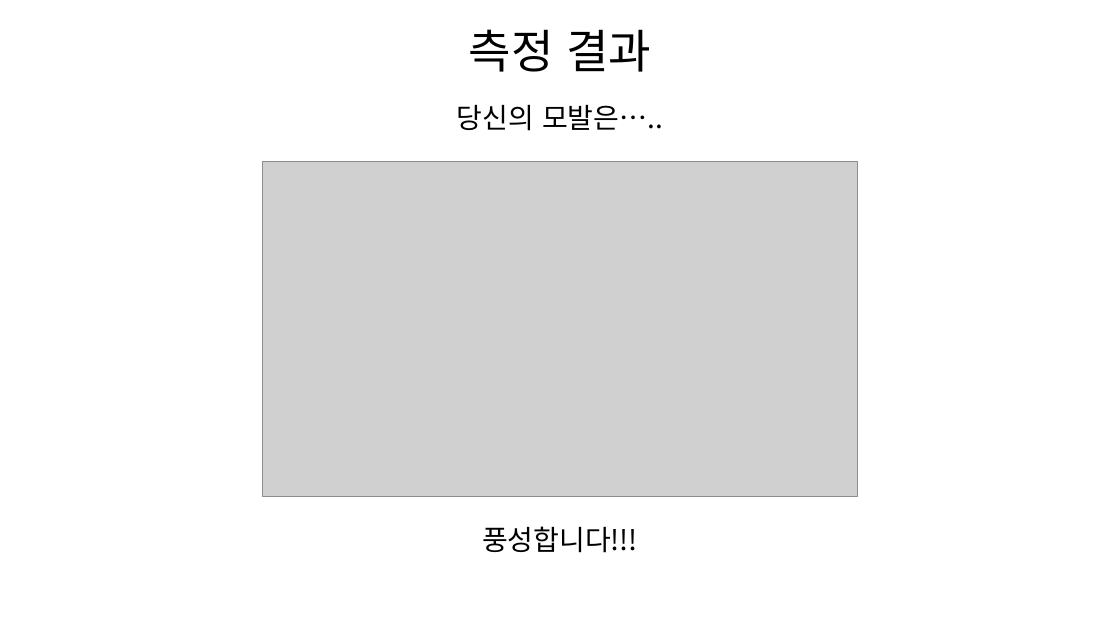
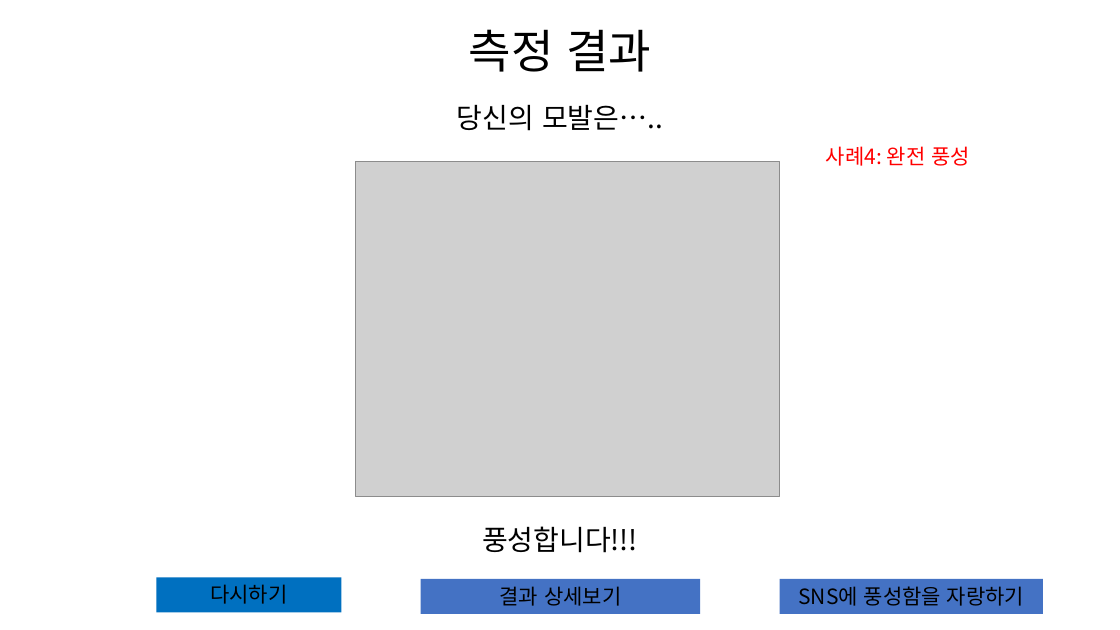
Before and after one commit to Teachable-Machine/OSS_Project, a slide deck: slide 5 of Frontend/design/OSS_project_design.pptx (slide 4 before the commit). Drawn at 1120x630 pixels with LibreOffice and Linux fonts; fonts in the diff are those of the drawing; grey boxes stand for pictures. Boxes give left, top, right and bottom in pixels: in the first picture for what was removed or moved away, otherwise in the second. Text is boxed around its words. In the diff, an @@ line names an element or a change of style, - is before the commit and + after.

```diff
--- a/Frontend/design/OSS_project_design.pptx
+++ b/Frontend/design/OSS_project_design.pptx
@@ text added at bbox=[826, 146, 970, 166], 18 pt, text #FF0000 @@
+사례4: 완전 풍성
@@ picture: place and size @@
-picture at bbox=[262, 161, 858, 497]
+picture at bbox=[355, 161, 780, 497]
@@ rectangle added at bbox=[156, 577, 341, 613], fill #0070C0, 18 pt, text #000000 @@
+다시하기
@@ rectangle added at bbox=[421, 579, 701, 614], fill #4472C4, 18 pt, text #000000 @@
+결과 상세보기
@@ rectangle added at bbox=[780, 579, 1044, 614], fill #4472C4, 18 pt, text #000000 @@
+SNS에 풍성함을 자랑하기
```
Also in this commit, not shown: 2 other slides changed, 3 slides added.
